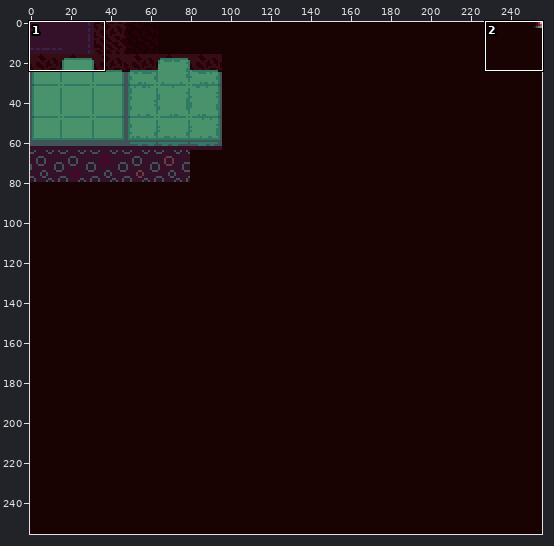
Two states of a sprite sheet, assets/tiles/street.png. The picture above shows the old version from afar; the outline marks the close-up.
Close-up. Before:
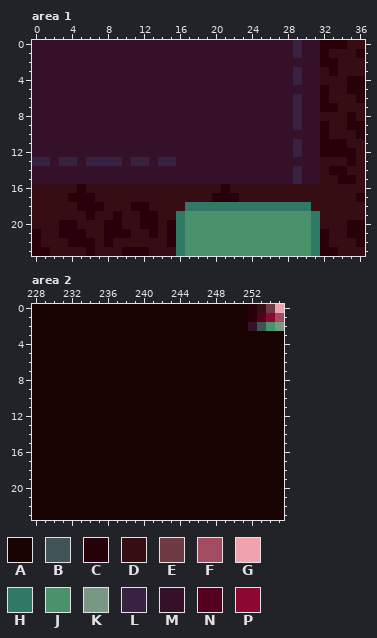
The file is 256x256 pixels. Shown: area 1: x 0..36, y 0..23; area 2: x 228..255, y 0..23.
Palette (. is transparent): A #180202  B #405355  C #280009  D #350d12  E #6d3b41  F #a34b60  G #efa3ac  H #307965  J #4a926c  K #799984  L #382242  M #341129  N #54001e  P #890930
Now the later version:
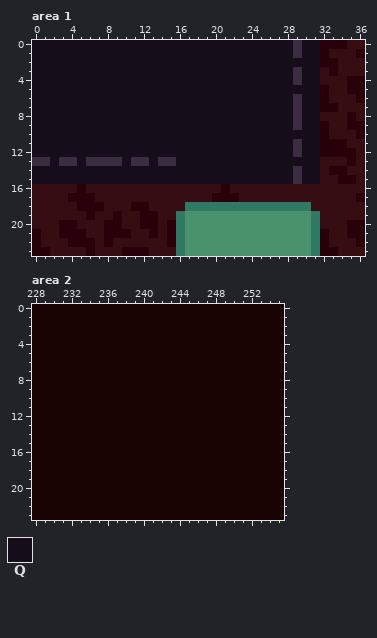
Colours new in this view: Q #150d1a
What changed:
@@ palette @@
-L #382242
+L #3b2c42
--- area 1
@@ x 0..36 @@
- 0 MMMMMMMMMMMMMMMMMMMMMMMMMMMMMLMMCCCDD
- 1 MMMMMMMMMMMMMMMMMMMMMMMMMMMMMLMMCDDDC
- 2 MMMMMMMMMMMMMMMMMMMMMMMMMMMMMMMMCCDDD
- 3 MMMMMMMMMMMMMMMMMMMMMMMMMMMMMLMMDCDDD
- 4 MMMMMMMMMMMMMMMMMMMMMMMMMMMMMLMMDDDCC
- 5 MMMMMMMMMMMMMMMMMMMMMMMMMMMMMMMMCDDCC
- 6 MMMMMMMMMMMMMMMMMMMMMMMMMMMMMLMMCDDDC
- 7 MMMMMMMMMMMMMMMMMMMMMMMMMMMMMLMMCCDDD
- 8 MMMMMMMMMMMMMMMMMMMMMMMMMMMMMLMMDDDCD
- 9 MMMMMMMMMMMMMMMMMMMMMMMMMMMMMLMMCDDCC
-10 MMMMMMMMMMMMMMMMMMMMMMMMMMMMMMMMCDDDC
-11 MMMMMMMMMMMMMMMMMMMMMMMMMMMMMLMMCCCDD
-12 MMMMMMMMMMMMMMMMMMMMMMMMMMMMMLMMCCCCD
-13 LLMLLMLLLLMLLMLLMMMMMMMMMMMMMMMMDDDCD
-14 MMMMMMMMMMMMMMMMMMMMMMMMMMMMMLMMDCCDD
-15 MMMMMMMMMMMMMMMMMMMMMMMMMMMMMLMMDDCCD
+ 0 QQQQQQQQQQQQQQQQQQQQQQQQQQQQQLQQCCCDD
+ 1 QQQQQQQQQQQQQQQQQQQQQQQQQQQQQLQQCDDDC
+ 2 QQQQQQQQQQQQQQQQQQQQQQQQQQQQQQQQCCDDD
+ 3 QQQQQQQQQQQQQQQQQQQQQQQQQQQQQLQQDCDDD
+ 4 QQQQQQQQQQQQQQQQQQQQQQQQQQQQQLQQDDDCC
+ 5 QQQQQQQQQQQQQQQQQQQQQQQQQQQQQQQQCDDCC
+ 6 QQQQQQQQQQQQQQQQQQQQQQQQQQQQQLQQCDDDC
+ 7 QQQQQQQQQQQQQQQQQQQQQQQQQQQQQLQQCCDDD
+ 8 QQQQQQQQQQQQQQQQQQQQQQQQQQQQQLQQDDDCD
+ 9 QQQQQQQQQQQQQQQQQQQQQQQQQQQQQLQQCDDCC
+10 QQQQQQQQQQQQQQQQQQQQQQQQQQQQQQQQCDDDC
+11 QQQQQQQQQQQQQQQQQQQQQQQQQQQQQLQQCCCDD
+12 QQQQQQQQQQQQQQQQQQQQQQQQQQQQQLQQCCCCD
+13 LLQLLQLLLLQLLQLLQQQQQQQQQQQQQQQQDDDCD
+14 QQQQQQQQQQQQQQQQQQQQQQQQQQQQQLQQDCCDD
+15 QQQQQQQQQQQQQQQQQQQQQQQQQQQQQLQQDDCCD
 16 DDDDDCDDDDDDDDDDDDDDDCDDDDDDDDDDDDDDD
--- area 2
@@ x 250..255 @@
- 0 AACDEG
- 1 AACNPF
- 2 AAMBJK
+ 0 AAAAAA
+ 1 AAAAAA
+ 2 AAAAAA
  3 AAAAAA
